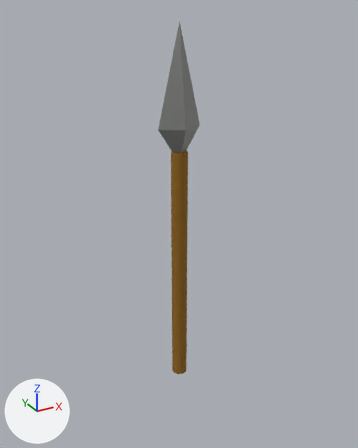
A saved change to the Blender file luck-game/assets/spear.blend.
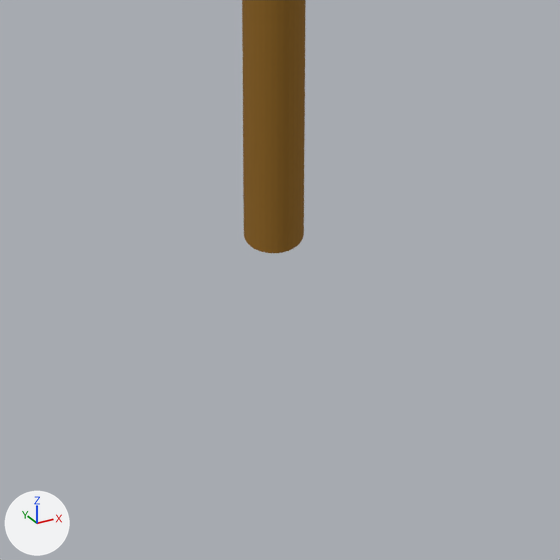
Each version appears first whole from a camera (50 mm lens) standing at (-5.52, -10.01, 9.57) and looking at (0.15, 0.3, 4.42), and next in a close-up on the part from 32% to 69% of the width and 70% to 100% of the height. Lighting does not change. The marker at lower left points along +X, +Y and +Z.
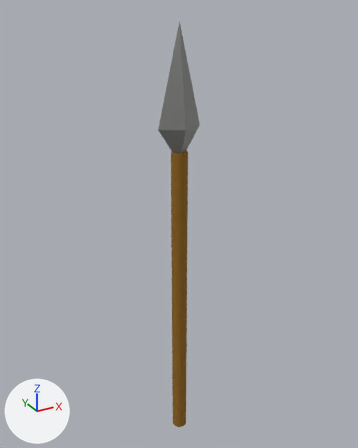
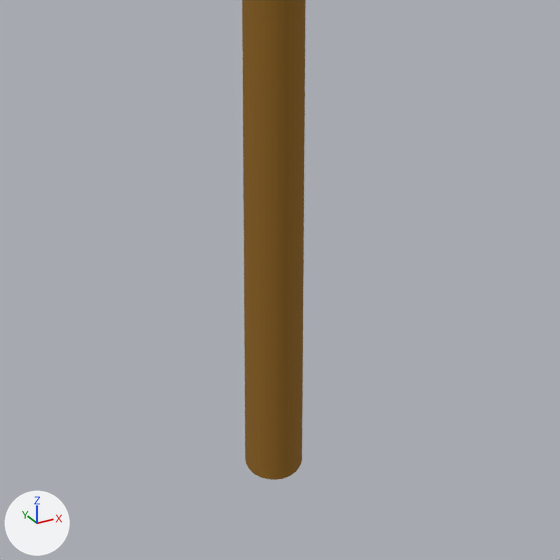
Commit message: slight spear change

The change in detail:
me_cylinder_002 is used by ob_cylinder_001; location (0.0, 0.0, 3.209).
me_cylinder_002 had 64 vertices, 34 faces and spanned x -0.2..0.2, y -0.2..0.2, z -3.21..3.21.
me_cylinder_002 now has 64 vertices, 34 faces and spans x -0.2..0.2, y -0.2..0.2, z -5.21..3.21.
me_cylinder_002 part 1: 30 of the vertices in x -0.2..0.2, y -0.2..0.2, z -3.21 are moved by (0.0, 0.0, -2.0).

Boxes [x1, y1, x2, y2] around the edits, measured in the close-ups (560 x 560 px):
'Cylinder.001', reshaped
    before: [242, 0, 306, 253]
    after: [242, 0, 306, 480]
